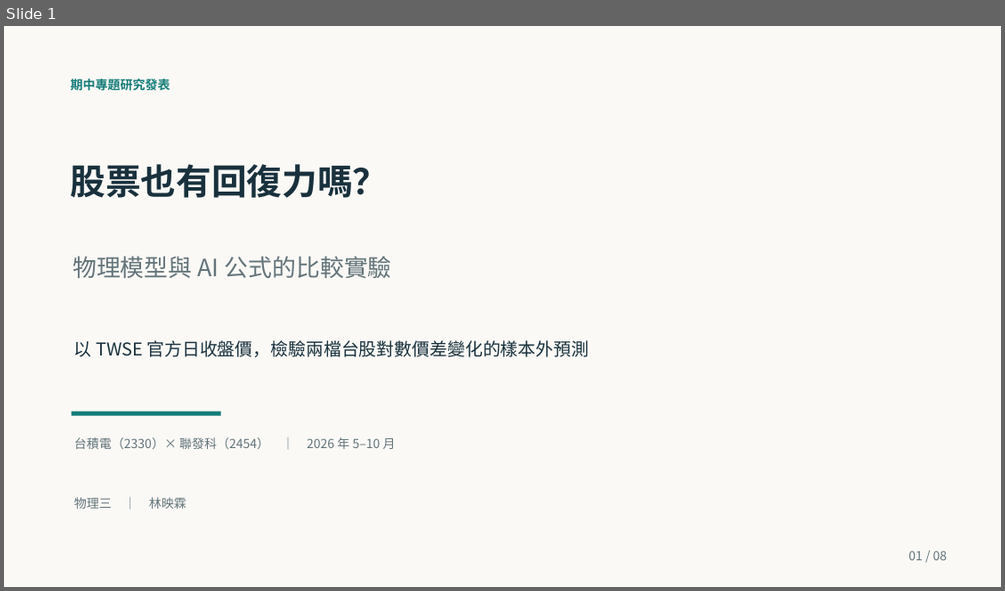
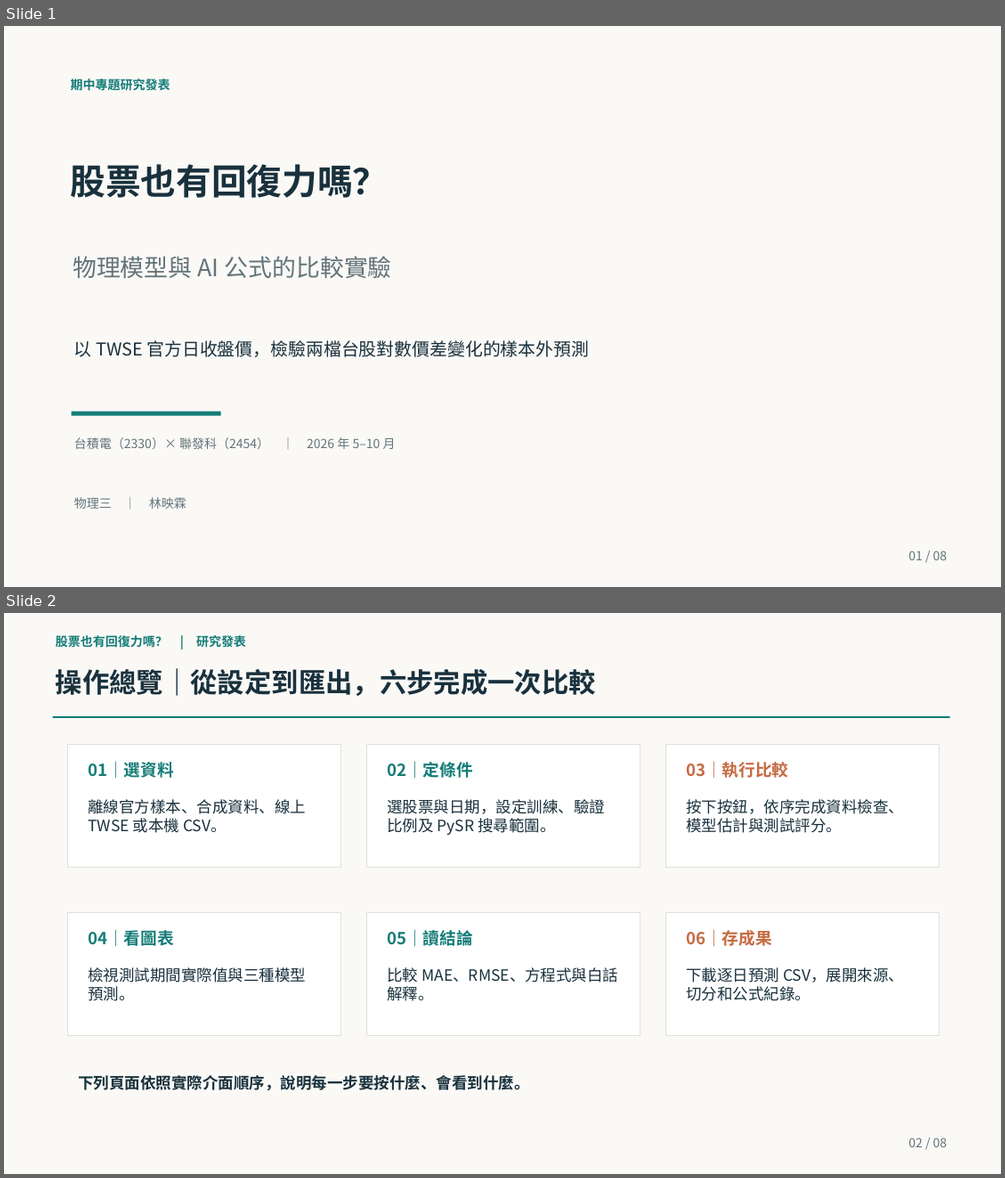
Before and after one commit to yinglinlin010/market-physics-lab, a slide deck: slides/midterm_90s.pptx. Shown one above the other, each under a label of ours: slide 1 before the commit, slides 1 and 2 after it. The pictures are 1005x591 and 1005x1178 pixels, drawn with LibreOffice and Linux fonts; fonts in the diff are those of the drawing. Boxes give left, top, right and bottom in pixels: in the first picture for what was removed or moved away, otherwise in the second. Text is boxed around its words. In the diff, an @@ line names an element or a change of style, - is before the commit and + after.

```diff
--- a/slides/midterm_90s.pptx
+++ b/slides/midterm_90s.pptx
@@ slide 2 added at [4, 613, 1001, 1174], background #FAF9F6 @@
@@ text added at [56, 635, 246, 648], 12 pt, text #147C78, bold @@
+股票也有回復力嗎？ | 研究發表
@@ text added at [56, 668, 596, 696], 26 pt, text #19313D, bold @@
+操作總覽｜從設定到匯出，六步完成一次比較
@@ rectangle added at [53, 716, 950, 718], fill #147C78 @@
@@ rectangle added at [67, 744, 340, 868], fill #FFFFFF, outline #DCE2DD 0.8 pt @@
@@ rectangle added at [367, 744, 639, 868], fill #FFFFFF, outline #DCE2DD 0.8 pt @@
@@ rectangle added at [666, 744, 938, 868], fill #FFFFFF, outline #DCE2DD 0.8 pt @@
@@ text added at [88, 761, 173, 779], 16 pt, text #147C78, bold @@
+01｜選資料
@@ text added at [387, 761, 472, 779], 16 pt, text #147C78, bold @@
+02｜定條件
@@ text added at [686, 761, 788, 778], 16 pt, text #C66B43, bold @@
+03｜執行比較
@@ text added at [88, 799, 306, 833], 15 pt, text #19313D @@
+離線官方樣本、合成資料、線上 TWSE 或本機 CSV。
@@ text added at [387, 799, 605, 835], 15 pt, text #19313D @@
+選股票與日期，設定訓練、驗證比例及 PySR 搜尋範圍。
@@ text added at [686, 799, 904, 833], 15 pt, text #19313D @@
+按下按鈕，依序完成資料檢查、模型估計與測試評分。
@@ rectangle added at [67, 912, 340, 1036], fill #FFFFFF, outline #DCE2DD 0.8 pt @@
@@ text added at [88, 929, 173, 947], 16 pt, text #147C78, bold @@
+04｜看圖表
@@ rectangle added at [367, 912, 639, 1036], fill #FFFFFF, outline #DCE2DD 0.8 pt @@
@@ text added at [387, 929, 472, 947], 16 pt, text #147C78, bold @@
+05｜讀結論
@@ rectangle added at [666, 912, 938, 1036], fill #FFFFFF, outline #DCE2DD 0.8 pt @@
@@ text added at [686, 929, 771, 946], 16 pt, text #C66B43, bold @@
+06｜存成果
@@ text added at [88, 967, 306, 1001], 15 pt, text #19313D @@
+檢視測試期間實際值與三種模型預測。
@@ text added at [387, 967, 618, 1001], 15 pt, text #19313D @@
+比較 MAE、RMSE、方程式與白話解釋。
@@ text added at [686, 967, 904, 1001], 15 pt, text #19313D @@
+下載逐日預測 CSV，展開來源、切分和公式紀錄。
@@ text added at [78, 1075, 529, 1091], 15 pt, text #19313D, bold @@
+下列頁面依照實際介面順序，說明每一步要按什麼、會看到什麼。
@@ text added at [908, 1137, 947, 1147], 12 pt, text #63747A @@
+02 / 08
```
Also in this commit, not shown: 2 slides changed, 4 other slides added, 5 slides removed, 2 other files.
